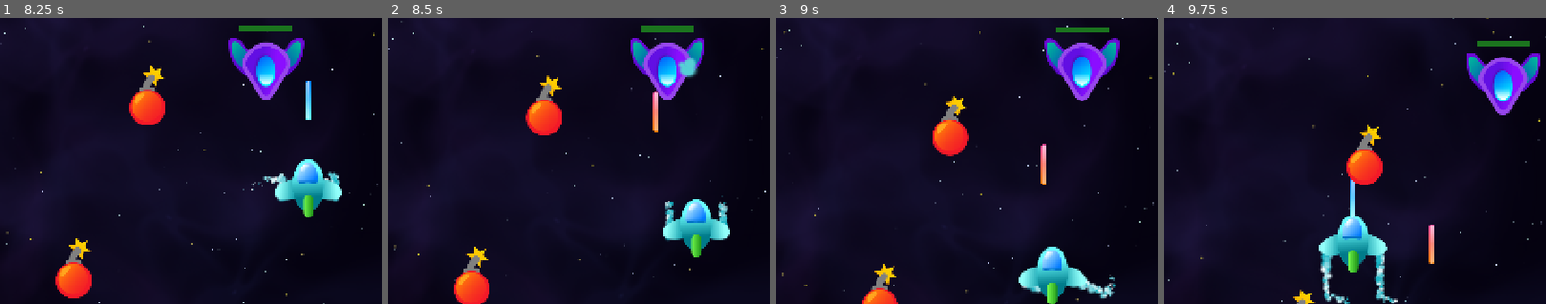
Above: before the commit, frames 1-4 (left to right).
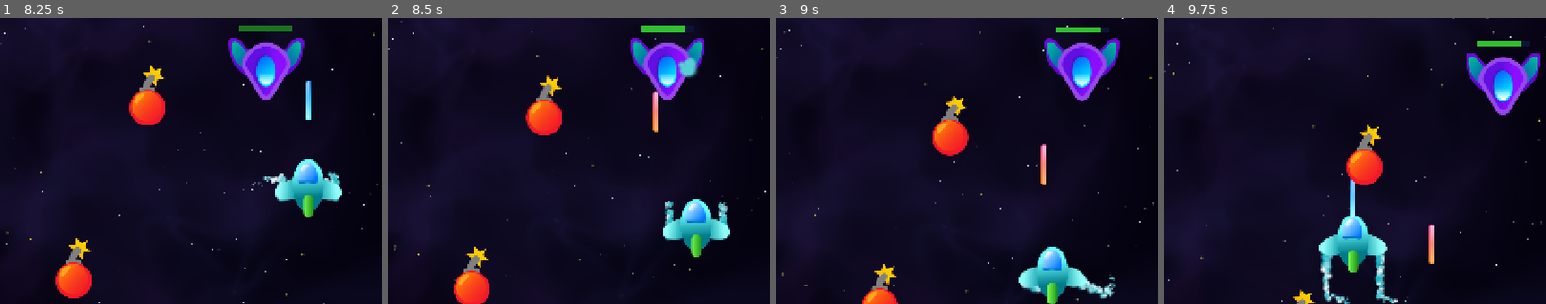
Above: after the commit, the same moments.

Repository: DaveM7788/space-ace-46
Game: Godot game, scene res://Scenes/Level/level.tscn
Two runs of this game, one before a commit and one after it. Both use one fixed random seed, a clock stepped at 60 frames per second and the inputs below. Sound files missing from this copy of the repository are replaced by a short silence.
Inputs:
- Up to frame 1 (8.25 s): hold D (right) 0.53-1.28 s; tap Space (shoot) every 1.5 s from 0.6 to 8.1 s; hold S (down) 1.28-2.03 s; tap T (test) every 1.5 s from 1.35 to 7.35 s; hold D (right) 2.03-2.78 s; hold W (up) 2.78-3.53 s; hold A (left) 3.53-5.03 s; hold S (down) 5.03-5.78 s; hold D (right) 5.78-6.53 s; hold W (up) 6.53-7.28 s; hold D (right) 7.28-8.03 s; hold S (down) from 8.03 s (still down)
- Up to frame 2 (8.5 s): keep holding S (down)
- Up to frame 3 (9 s): release S (down) at 8.78 s; hold A (left) from 8.78 s (still down); tap T (test) at 8.85 s
- Up to frame 4 (9.75 s): release A (left) at 9.53 s; hold W (up) from 9.53 s (still down); tap Space (shoot) at 9.6 s
The pictures show only the part of the screen within x 41-91%, y 25-75%; the shares and areas given below are measured in that part.

Frame 1 is identical in both runs. In frame 2, 0.3% of the frame differs, in the area x 66-80%, y 2-5%; in frame 3, 0.2%; in frame 4, 0.3%.

Commit message:
enemy hitbox take damage
spawn explosion scene too

Diff:
--- a/Components/HitBox/hit_box.gd
+++ b/Components/HitBox/hit_box.gd
@@ -2,11 +2,12 @@
 class_name HitBox extends Area2D
 
 signal died(collided_with: Area2D)
+signal hit(damage: int)
 
 @onready var collision_shape_2d: CollisionShape2D = $CollisionShape2D
 @export var max_collisions := 1
 var _collisions_left := 1
-
+@export var damage_dealt := 15
 @export var collision_shape: Shape2D:
 	set(value):
 		collision_shape = value
@@ -28,6 +29,9 @@
 
 
 func _on_area_entered(area: Area2D) -> void:
+	if area is HitBox:
+		hit.emit(area.damage_dealt)
+
 	_collisions_left -= 1
 	if _collisions_left <= 0:
 		died.emit(area)
--- a/Components/HitBox/hit_box.tscn
+++ b/Components/HitBox/hit_box.tscn
@@ -4,6 +4,7 @@
 
 [node name="HitBox" type="Area2D" unique_id=389845805]
 script = ExtResource("1_166m1")
+damage_dealt = null
 
 [node name="CollisionShape2D" type="CollisionShape2D" parent="." unique_id=192840964]
 
--- a/Scenes/Enemies/enemy_base.gd
+++ b/Scenes/Enemies/enemy_base.gd
@@ -1,9 +1,23 @@
 class_name EnemyBase extends PathFollow2D
 
 @export var speed := 100.0
+@export var explosion_scene: PackedScene
+@onready var health_bar: HealthBar = $HealthBar
+@onready var sprite_2d: Sprite2D = $Sprite2D
 
 
 func _physics_process(delta: float) -> void:
 	progress += speed * delta
 	if progress_ratio > 0.99:
 		queue_free()
+
+
+func _on_hit_box_hit(damage: int) -> void:
+	health_bar.take_damage(damage)
+
+
+func _on_health_bar_died() -> void:
+	SignalHub.emit_spawn_pool_object(global_position, explosion_scene)
+	var tween := create_tween()
+	tween.tween_property(sprite_2d, "modulate", Color("#ff0000"), 0.25)
+	tween.tween_callback(queue_free)
--- a/Scenes/Enemies/enemy_base.tscn
+++ b/Scenes/Enemies/enemy_base.tscn
@@ -1,6 +1,7 @@
 [gd_scene format=3 uid="uid://cy4umkm7p88m6"]
 
 [ext_resource type="Script" uid="uid://duskhgwdy6rw5" path="res://Scenes/Enemies/enemy_base.gd" id="1_rnxs8"]
+[ext_resource type="PackedScene" uid="uid://uga4p52qcif5" path="res://Scenes/Explosion/enemy_ship_explosion.tscn" id="2_sgjdr"]
 [ext_resource type="PackedScene" uid="uid://ctx4rxijmn52x" path="res://Components/Shooter/shooter.tscn" id="2_vu4yt"]
 [ext_resource type="PackedScene" uid="uid://cotoeka1nevpq" path="res://Components/HitBox/hit_box.tscn" id="3_wmxvo"]
 [ext_resource type="PackedScene" uid="uid://eb7wsp80v2a8" path="res://Components/HealthBar/health_bar.tscn" id="4_b1gup"]
@@ -9,6 +10,7 @@
 rotates = false
 loop = false
 script = ExtResource("1_rnxs8")
+explosion_scene = ExtResource("2_sgjdr")
 
 [node name="Sprite2D" type="Sprite2D" parent="." unique_id=738904732]
 
@@ -17,5 +19,9 @@
 [node name="HitBox" parent="." unique_id=389845805 instance=ExtResource("3_wmxvo")]
 collision_layer = 2
 collision_mask = 9
+damage_dealt = 15
 
 [node name="HealthBar" parent="." unique_id=1403744379 instance=ExtResource("4_b1gup")]
+
+[connection signal="hit" from="HitBox" to="." method="_on_hit_box_hit"]
+[connection signal="died" from="HealthBar" to="." method="_on_health_bar_died"]
